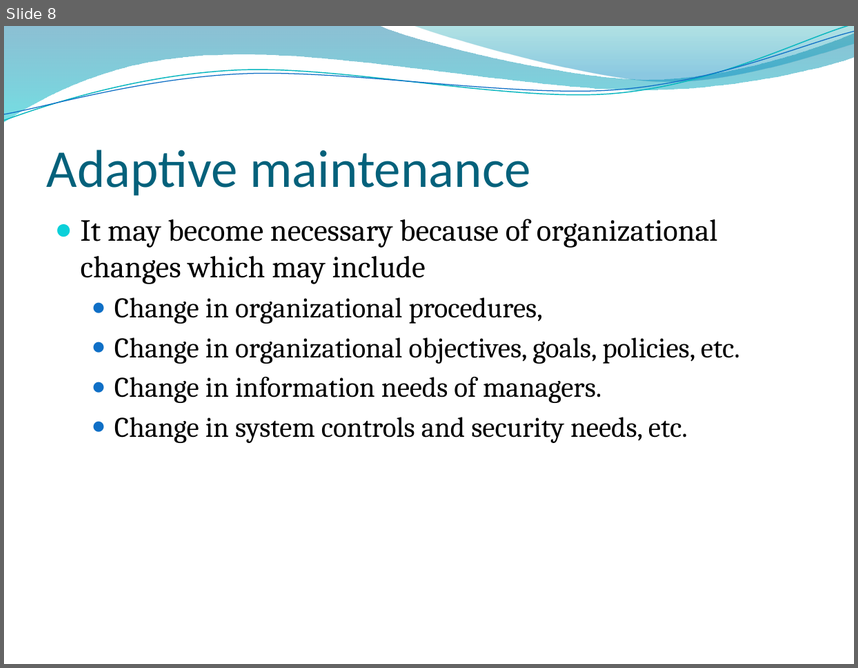
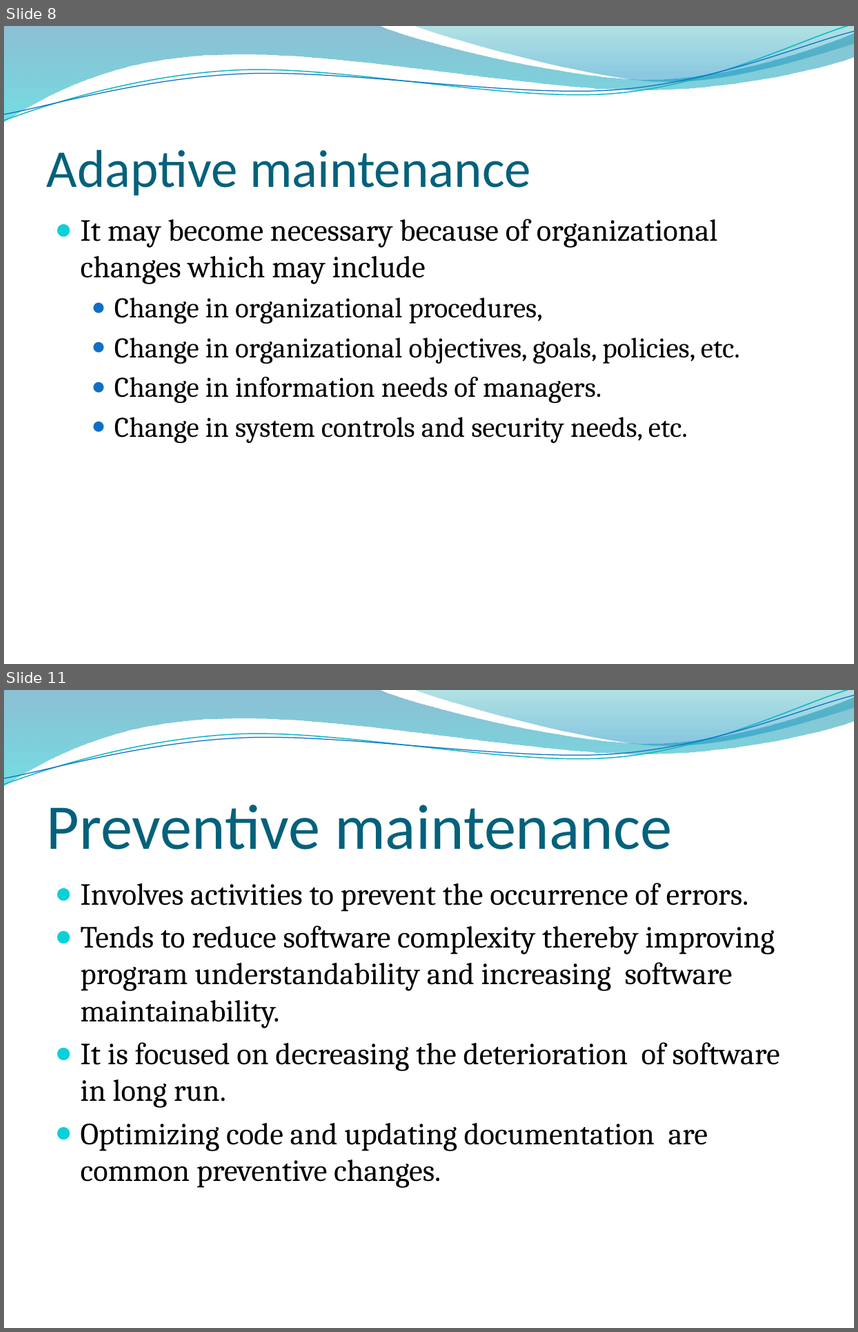
Before and after one commit to samirbaniya/extra, a slide deck: software engineering/Software Maintenance.pptx. Shown one above the other, each under a label of ours: slide 8 before the commit, slides 8 and 11 after it; the slides between them are not shown. The pictures are 858x668 and 858x1332 pixels, drawn with LibreOffice and Linux fonts; fonts in the diff are those of the drawing; background and template pictures are left out. Boxes give left, top, right and bottom in pixels: in the first picture for what was removed or moved away, otherwise in the second. Text is boxed around its words. In the diff, an @@ line names an element or a change of style, - is before the commit and + after.

```diff
--- a/software engineering/Software Maintenance.pptx
+++ b/software engineering/Software Maintenance.pptx
@@ slide 11 added at (4,690,854,1328), background picture (left out); not listed: 4 template elements that a slide beside it also shows @@
@@ title added at (47,805,672,849), 54 pt, text #04617B @@
+Preventive maintenance
@@ text added at (81,883,780,1187), 26 pt, text #000000 @@
+● Involves activities to prevent the occurrence of errors.
+● Tends to reduce software complexity thereby improving program understandability and increasing software maintainability.
+● It is focused on decreasing the deterioration of software in long run.
+● Optimizing code and updating documentation are common preventive changes.
```
Also in this commit, not shown: 1 slide changed, 8 other slides added.
